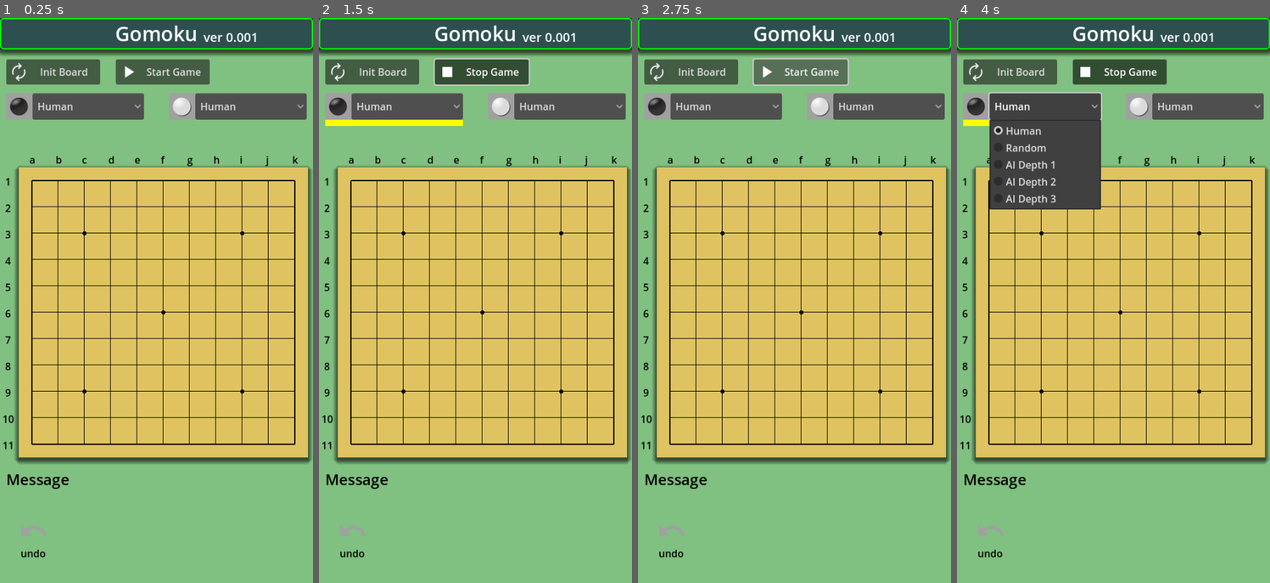
Above: before the commit, frames 1-4 (left to right).
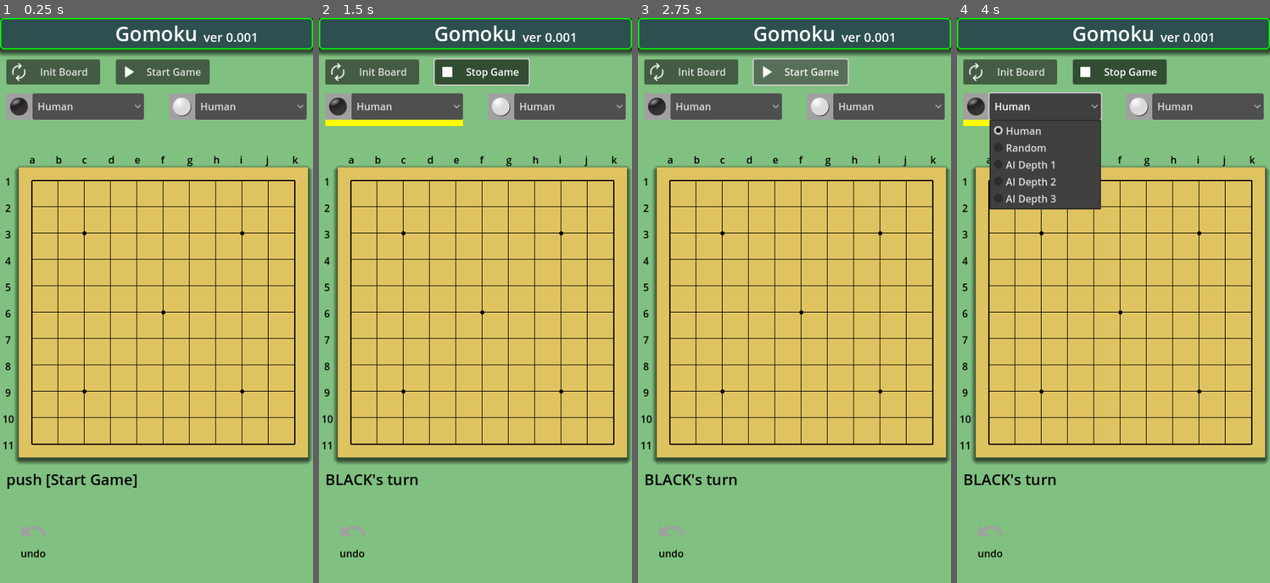
Above: after the commit, the same moments.

Repository: vivisuke/Gomoku
Game: Godot game, scene res://main_scene.tscn
Same seed, same stepped clock (60 frames per second), same inputs: the game is played once before the commit and once after it.
Inputs:
- Up to frame 1 (0.25 s): no input
- Up to frame 2 (1.5 s): click "Init Board" at 0.5 s; click "Start Game" at 1.25 s
- Up to frame 3 (2.75 s): click "Stop Game" at 2 s
- Up to frame 4 (4 s): click "Start Game" at 2.75 s; click "Human" at 3.5 s

The runs differ from the first frame. In frame 1, 0.5% of the frame differs, in the area x 2-44%, y 80-84%; in frame 2, 0.4%; in frame 3, 0.4%; in frame 4, 0.4%.

Commit message:
0026 ◎ C 09/03 09/06 0.001│ToDo│プロジェクトアイコン作成

Diff:
--- a/Gomoku/project.godot
+++ b/Gomoku/project.godot
@@ -13,7 +13,7 @@
 config/name="Gomoku"
 run/main_scene="res://main_scene.tscn"
 config/features=PackedStringArray("4.1", "GL Compatibility")
-config/icon="res://icon.svg"
+config/icon="res://Gomoku.png"
 
 [autoload]
 
--- a/Gomoku/scripts/main_scene.gd
+++ b/Gomoku/scripts/main_scene.gd
@@ -46,7 +46,16 @@
 	if put_pos.x >= 0:
 		$Board/BGTileMap.set_cell(0, put_pos, 2, Vector2i(0, 0))
 		print("put_pos = ", put_pos)
+	if !game_started:
+		$MessLabel.text = "push [Start Game]"
+	else:
+		print_next_turn()
 	pass
+func print_next_turn():
+	if next_color == g.BLACK:
+		$MessLabel.text = "BLACK's turn"
+	else:
+		$MessLabel.text = "WHITE's turn"
 func update_next_underline():
 	$WhitePlayer/Underline.visible = game_started && next_color == g.WHITE
 	$BlackPlayer/Underline.visible = game_started && next_color == g.BLACK
@@ -120,6 +129,7 @@
 func _on_init_button_pressed():
 	if game_started: return
 	bd.clear()
+	next_color = g.BLACK
 	move_hist.clear()
 	$UndoButton.disabled = true
 	if put_pos != Vector2i(-1, -1):
@@ -129,7 +139,8 @@
 func _on_start_stop_button_toggled(button_pressed):
 	game_started = button_pressed
 	if game_started:
-		next_color = g.BLACK
+		#next_color = g.BLACK
+		print_next_turn()
 		$StartStopButton.text = "Stop Game"
 		$StartStopButton.icon = $StartStopButton/StopTexture.texture
 	else:
Binary file added: Gomoku/Gomoku.png
Not shown, added: Gomoku/Gomoku.png.import
Not shown, changed: Gomoku.spr
